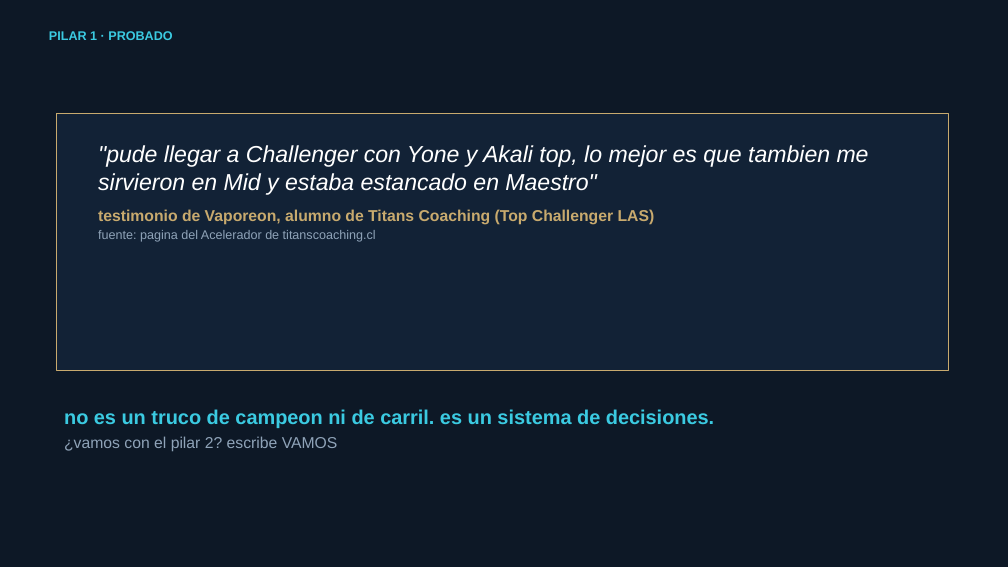
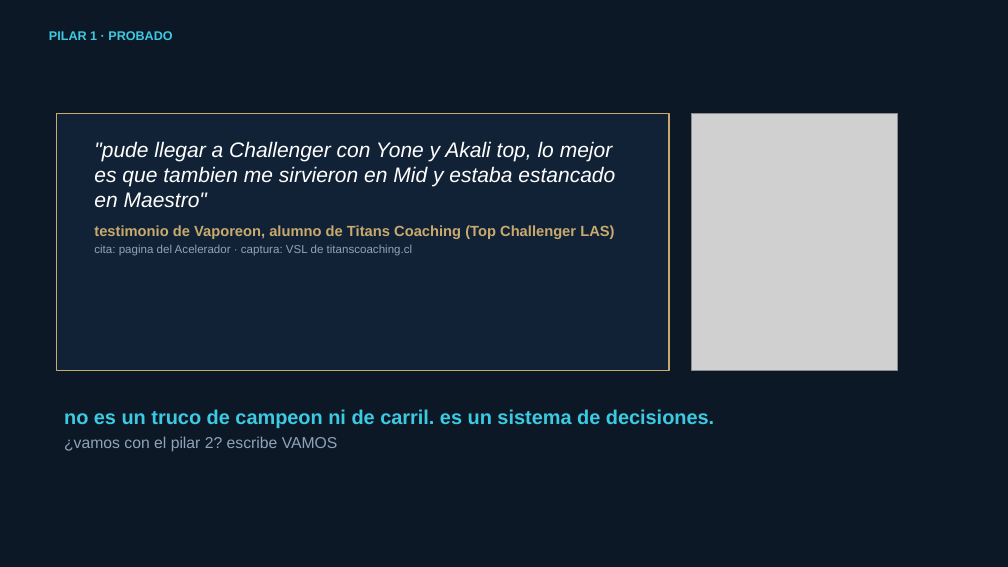
Before and after one commit to henryqueroa/titans-coaching-package, a slide deck: slide 18 of webinar/titans-coaching-webinar-deck.pptx. Drawn at 1008x567 pixels with LibreOffice and Linux fonts; fonts in the diff are those of the drawing; grey boxes stand for pictures. Boxes give left, top, right and bottom in pixels: in the first picture for what was removed or moved away, otherwise in the second. Text is boxed around its words. In the diff, an @@ line names an element or a change of style, - is before the commit and + after.

Commit message:
Deploy hub update for Titans Coaching

```diff
--- a/webinar/titans-coaching-webinar-deck.pptx
+++ b/webinar/titans-coaching-webinar-deck.pptx
@@ rectangle: place and size @@
-rectangle at (57, 113, 949, 371)
+rectangle at (57, 113, 669, 371)
@@ picture added at (692, 113, 898, 371) @@
@@ text at (94, 141, 615, 239): size 22 to 20 pt in ""pude llegar a Challenger con Yone y ..."; size 15 to 14 pt in "testimonio de Vaporeon, alumno de Titans Coaching ..." @@
@@ text at (94, 244, 413, 256): text changed; size 12 to 11 pt @@
-fuente: pagina del Acelerador de titanscoaching.cl
+cita: pagina del Acelerador · captura: VSL de titanscoaching.cl
```
Also in this commit, not shown: 4 other slides changed, 20 other files.
